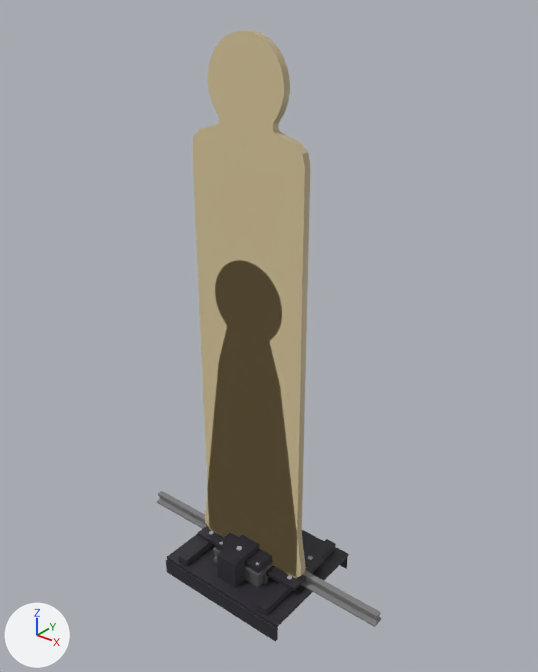
The glTF model assets/models/range/figure_target.glb as it was, and as the next commit left it.
The view is the same before and after, from a 50 mm lens placed at (1.326, -1.594, 1.879), pointed at (0.022, 0.037, 0.868). The axes (+X, +Y, +Z) are drawn at lower left. The lights are the same throughout. The picture after the commit comes second. Vertices at exactly the same position are counted once.

In view in the first picture: 'MotorBox', 'Peg', 'PegBase', 'PegCrouched', 'Rail', 'RailStop', 'Trolley'.
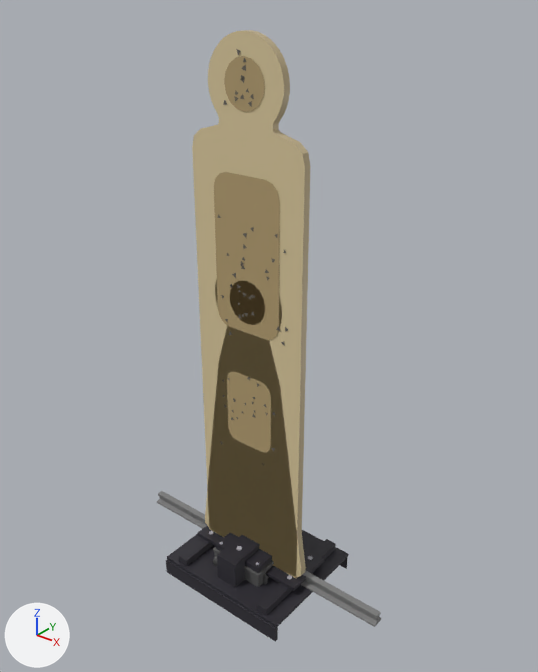
What changed in the scene script:
```text
Change me_peg:
    used by ob_peg; location = (0.0, 0.0, 0.0)
    remove me_peg.from_pydata(...)  # 206 vertices, 384 faces; spans x -0.2..0.2, y -0.04..0.01, z -0.01..1.75
    add me_peg.from_pydata(...)  # 340 vertices, 446 faces; spans x -0.2..0.2, y -0.04..0.01, z -0.01..1.75
    me_peg part 1
    134 vertices are added at x -0.12..0.16, y -0.04, z 0.9..1.71
    62 new faces join them
Change me_pegcrouched:
    used by ob_pegcrouched; location = (0.0, 0.0, 0.0)
    remove me_pegcrouched.from_pydata(...)  # 190 vertices, 352 faces; spans x -0.22..0.22, y -0.039..0.014, z -0.014..1.13
    add me_pegcrouched.from_pydata(...)  # 324 vertices, 414 faces; spans x -0.22..0.22, y -0.042..0.014, z -0.014..1.13
    me_pegcrouched part 2
    134 vertices are added at x -0.128..0.111, y -0.042..-0.041, z 0.439..1.085
    62 new faces join them
```

Boxes (x1, y1, x2, y2) around the edits, measured in the pictures (538 x 672 px):
part 1 of me_peg, added (brown)
    after: (214, 49, 288, 345)
part 2 of me_pegcrouched, added (brown)
    after: (220, 273, 276, 466)
